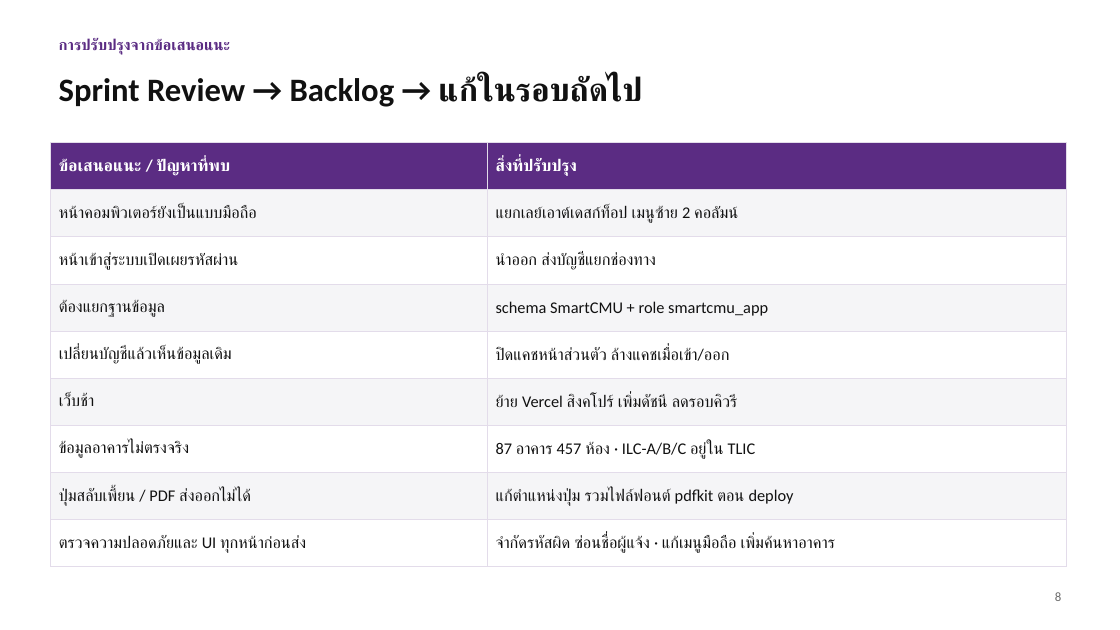
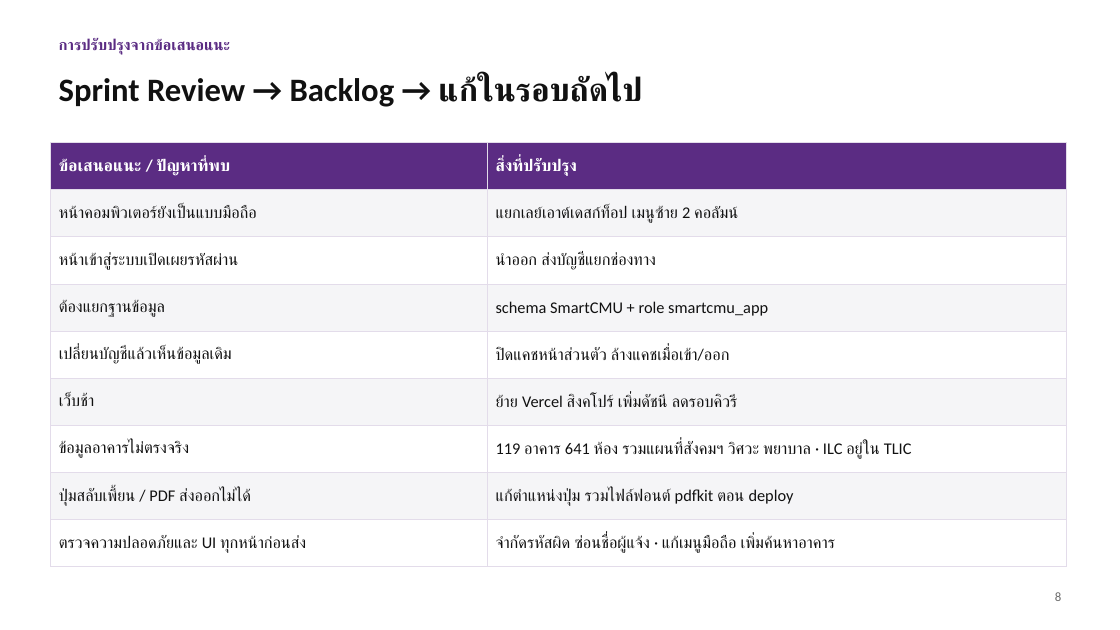
Before and after one commit to Nexzerf/SmartCMUMaintenanceSystem, a slide deck: slide 8 of report/out/สไลด์-ระบบแจ้งซ่อม-มช.pptx. Drawn at 1120x630 pixels with LibreOffice and Linux fonts; fonts in the diff are those of the drawing. Boxes give left, top, right and bottom in pixels: in the first picture for what was removed or moved away, otherwise in the second. Text is boxed around its words. In the diff, an @@ line names an element or a change of style, - is before the commit and + after.

```diff
--- a/report/out/สไลด์-ระบบแจ้งซ่อม-มช.pptx
+++ b/report/out/สไลด์-ระบบแจ้งซ่อม-มช.pptx
@@ table at [50, 143, 1067, 557] @@
-row 7, column 2: 87 อาคาร 457 ห้อง · ILC-A/B/C อยู่ใน TLIC
+row 7, column 2: 119 อาคาร 641 ห้อง รวมแผนที่สังคมฯ วิศวะ พยาบาล · ILC อยู่ใน TLIC
```
Also in this commit, not shown: 1 other slide changed, 9 other files.
